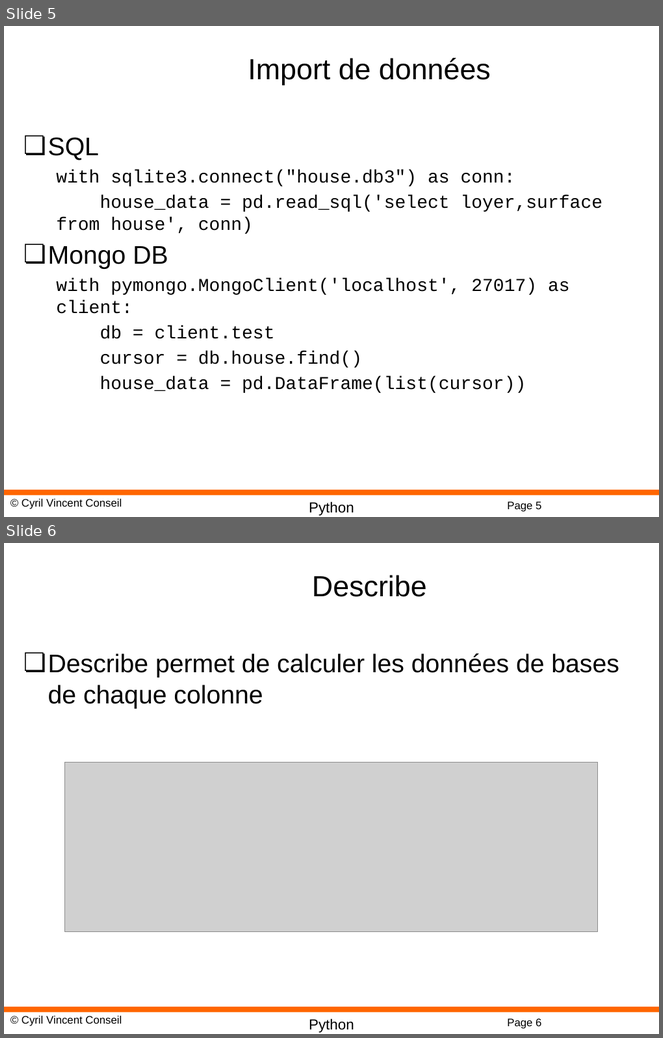
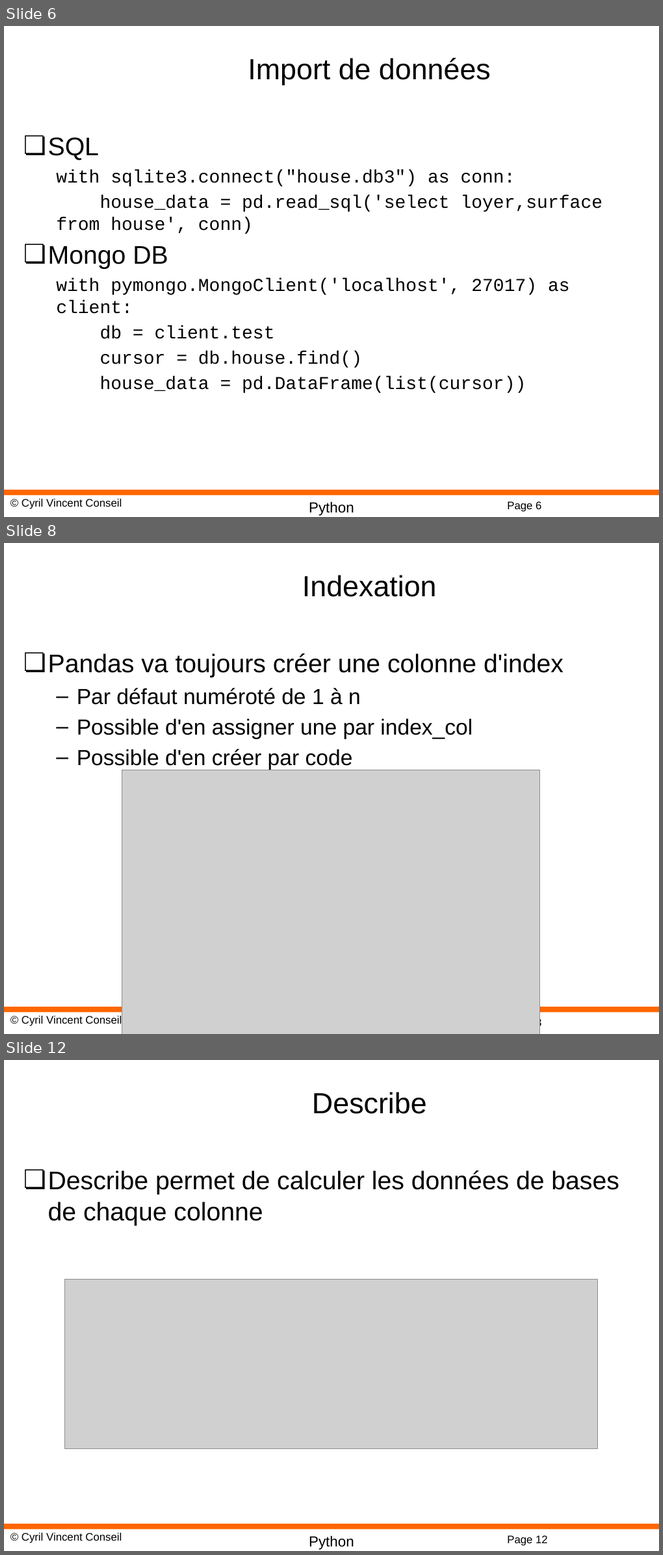
Before and after one commit to cyrilvincent/math, a slide deck: ppt/PythonMath11-Pandas.pptx. Shown one above the other, each under a label of ours: slides 5 and 6 before the commit, slides 6, 8 and 12 after it; the slides between them are not shown. The pictures are 663x1038 and 663x1555 pixels, drawn with LibreOffice and Linux fonts; fonts in the diff are those of the drawing; grey boxes stand for pictures; background and template pictures are left out. Boxes give left, top, right and bottom in pixels: in the first picture for what was removed or moved away, otherwise in the second. Text is boxed around its words. In the diff, an @@ line names an element or a change of style, - is before the commit and + after.

```diff
--- a/ppt/PythonMath11-Pandas.pptx
+++ b/ppt/PythonMath11-Pandas.pptx
@@ slide 8 added at <box>4,543,659,1034</box>, background #FFFFFF; not listed: 4 template elements that a slide beside it also shows @@
@@ title added at <box>302,575,437,597</box>, 32 pt, text #000000 @@
+Indexation
@@ text added at <box>48,653,564,770</box>, 24 pt, text #000000 @@
+❏ Pandas va toujours créer une colonne d'index
+  – Par défaut numéroté de 1 à n
+  – Possible d'en assigner une par index_col
+  – Possible d'en créer par code
@@ picture added at <box>122,771,540,1034</box> @@
@@ what was slide 5 is now slide 6 @@
@@ page number at <box>507,502,542,512</box>: text changed @@
-Page 5
+Page 6
@@ what was slide 6 is now slide 12 @@
@@ page number at <box>507,1536,548,1546</box>: text changed @@
-Page 6
+Page 12
```
Also in this commit, not shown: 17 other slides added, 2 slides removed, 26 other files.
